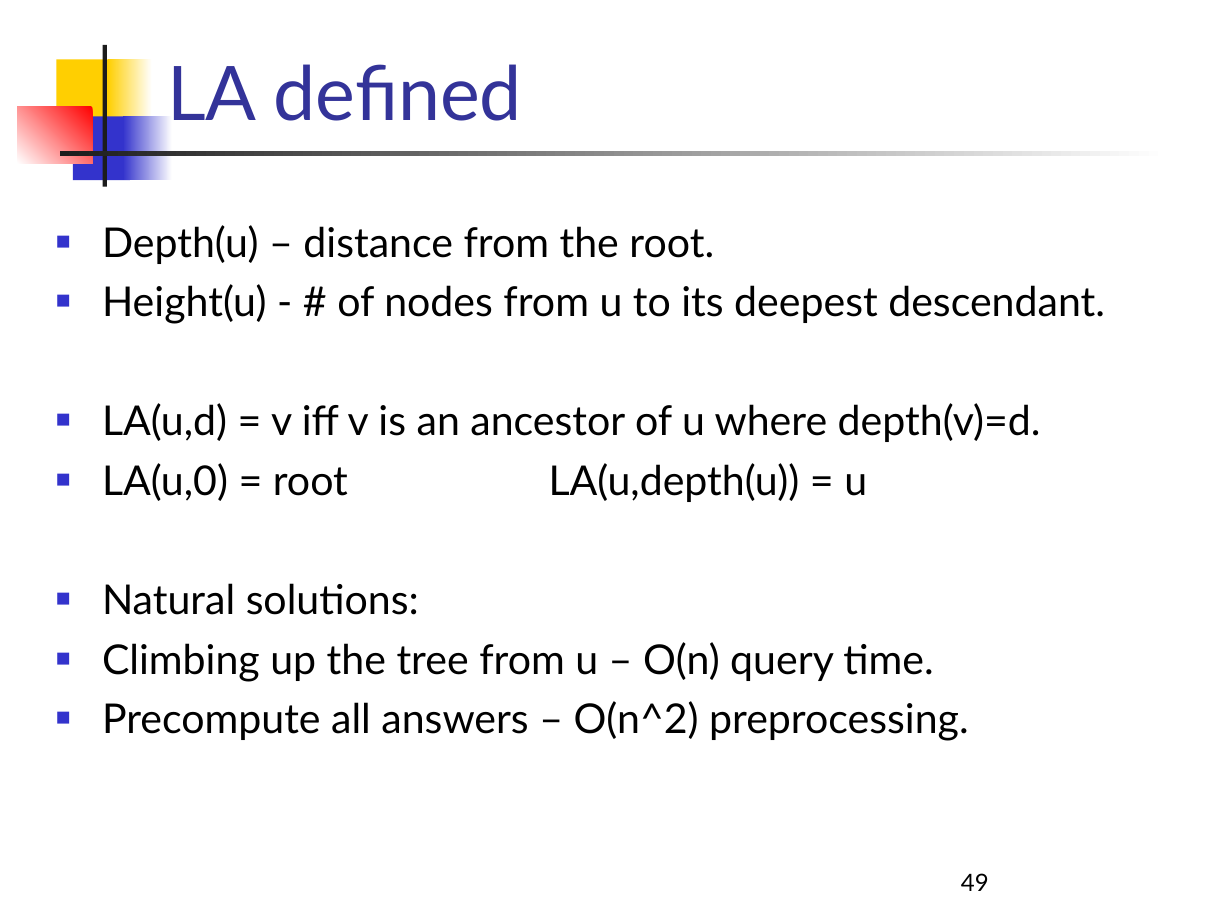
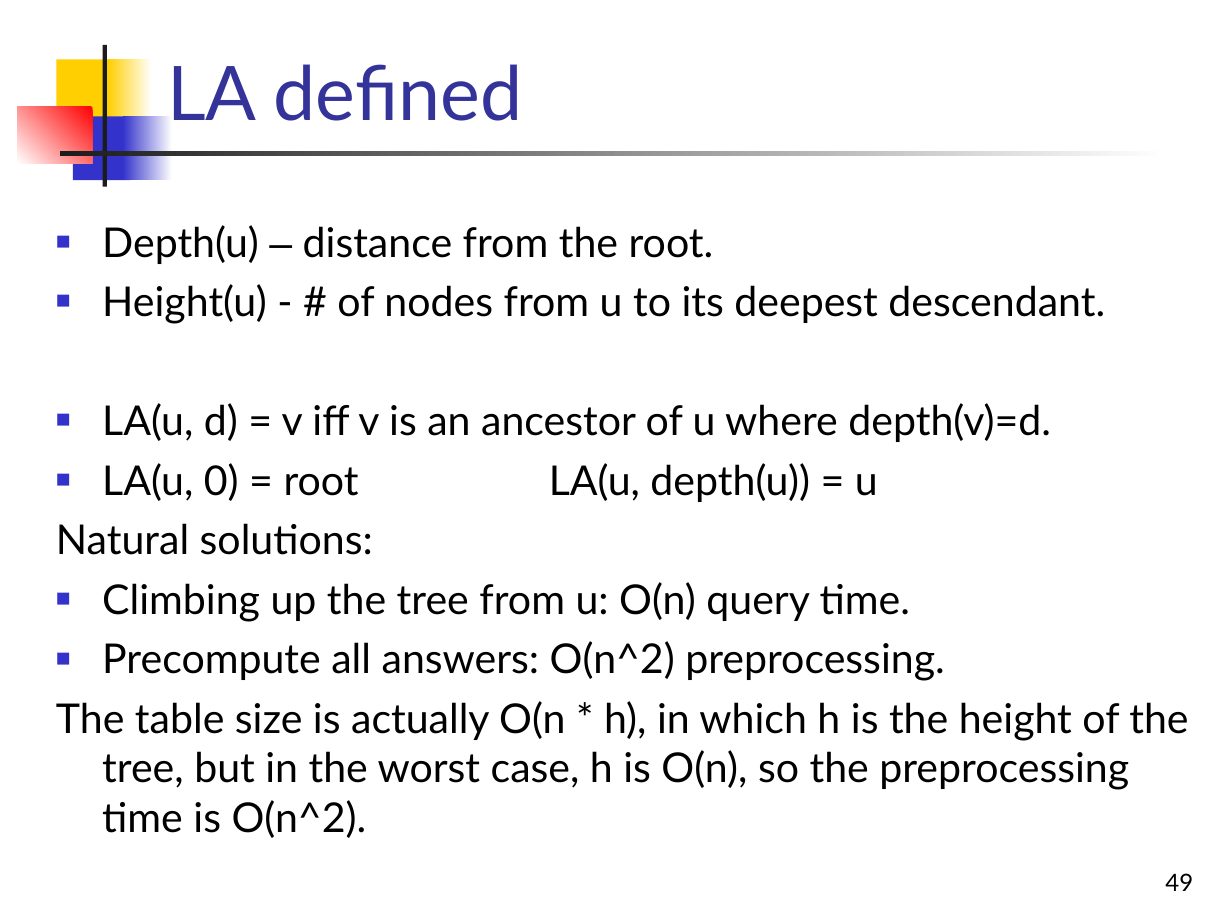
Before and after one commit to pamd/foo, a slide deck: slide 49 of faq/geometry/RMQ_LCA/LCA-seminar-modified.ppt. Drawn at 1232x924 pixels with LibreOffice and Linux fonts; fonts in the diff are those of the drawing. Boxes give left, top, right and bottom in pixels: in the first picture for what was removed or moved away, otherwise in the second. Text is boxed around its words. In the diff, an @@ line names an element or a change of style, - is before the commit and + after.

```diff
--- a/faq/geometry/RMQ_LCA/LCA-seminar-modified.ppt
+++ b/faq/geometry/RMQ_LCA/LCA-seminar-modified.ppt
@@ text at (56,225,714,555): font Lato to Arial in "–"; bullet ■ to none @@
@@ text at (102,403,1051,502): spaces changed @@
-■ LA(u,d) = v iff v is an ancestor of u where depth(v)=d.
-■ LA(u,0) = root LA(u,depth(u)) = u
+■ LA(u, d) = v iff v is an ancestor of u where depth(v)=d.
+■ LA(u, 0) = root LA(u, depth(u)) = u
@@ text at (56,582,1188,838): text changed @@
-■ Climbing up the tree from u – O(n) query time.
-■ Precompute all answers – O(n^2) preprocessing.
+■ Climbing up the tree from u: O(n) query time.
+■ Precompute all answers: O(n^2) preprocessing.
+The table size is actually O(n * h), in which h is the height of the tree, but in the worst case, h is O(n), so the preprocessing time is O(n^2).
@@ page number at (1165,873,1193,891): alignment left to right @@
```
Also in this commit, not shown: 55 other slides changed, 11 other files.
